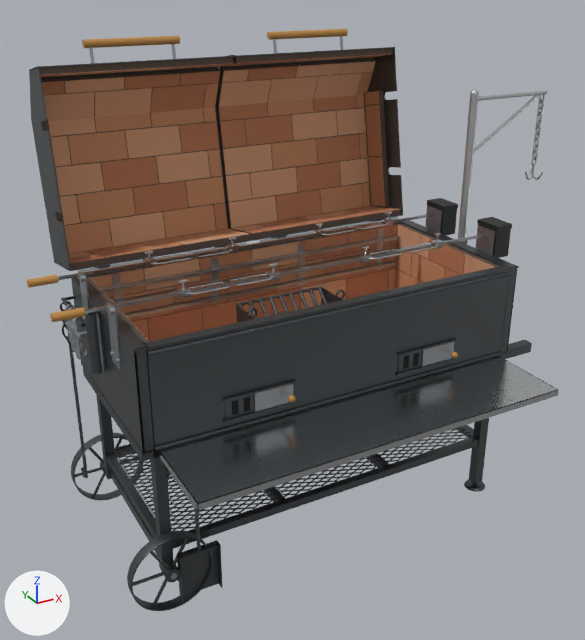
The glTF model docs/paulo-xl-double-rotisserie-raw.glb, before and after one commit.
Camera for both pictures: a camera (50 mm lens) standing at (-1.4, -2.51, 2.06) and looking at (0.01, 0.07, 0.78). Lighting does not change. The marker at lower left points along +X, +Y and +Z. The first picture is the older version. Where no turn or scale is listed for an object, it has been applied to the vertices. Vertices at exactly the same position are counted once.

In view in the first picture: 'Braai box (fully brick-lined):brick1', 'Braai box (fully brick-lined):frame', 'Braai box (fully brick-lined):zinc', 'Cart frame:frame', 'Fold-up stainless table:stainless', 'Oven lid, left half:brick0', 'Oven lid, left half:brick1', 'Oven lid, left half:brick2', 'Oven lid, right half:brick0', 'Oven lid, right half:brick1', 'Oven lid, right half:brick2', 'Oven lid, right half:mortar', 'Rebar poker (moves the firebox):frame' and 27 more.
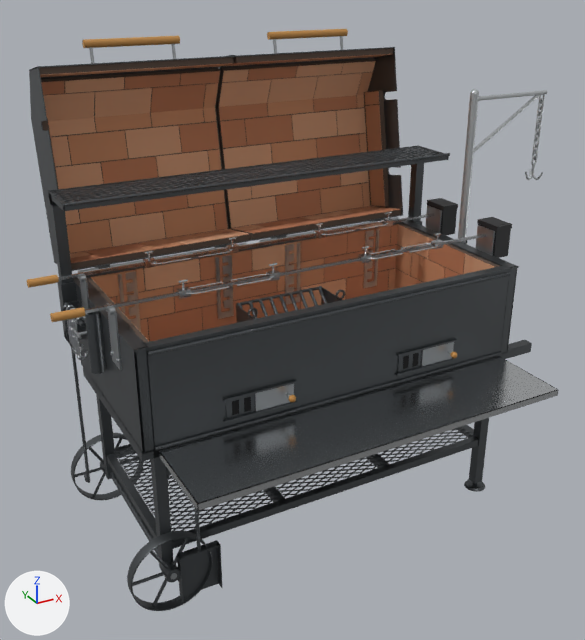
Pixel boxes (x1, y1, x2, y2) of what changed, in the pictures (585 x 640 px):
'Braai box (fully brick-lined):frame', reshaped: before (71, 220, 519, 454); after (58, 220, 519, 454)
'Upper shelf (lifts off):frame', added: after (48, 146, 450, 284)
'Braai box (fully brick-lined):zinc', reshaped: before (74, 228, 399, 339); after (74, 229, 380, 339)
'Rebar poker (moves the firebox):frame', moved: before (60, 301, 88, 478); after (62, 304, 90, 483)
part 1 of me_mesh_2, added: after (58, 281, 82, 340)
part 2 of me_mesh_3, cut back: before (101, 228, 399, 318); after (118, 229, 380, 331)

The edits, one by one:
me_mesh_2 is used by ob_braai_box__fully_brick_lined__frame; location (0.0, 0.0, 0.0).
me_mesh_2 had 9076 vertices, 18012 faces and spanned x -0.81..0.81, y -0.37..0.38, z 0.64..1.01.
me_mesh_2 now has 9092 vertices, 18036 faces and spans x -0.81..0.81, y -0.37..0.38, z 0.64..1.01.
me_mesh_2 part 1: a new loose piece, a box spanning x -0.812..-0.76, y 0.303..0.357, z 0.77..1.0, in mat_frame (dark grey #5f6366).
Other edits to the shape of me_mesh_2 do not show in these pictures.
me_mesh_3 is used by ob_braai_box__fully_brick_lined__zinc; location (0.0, 0.0, 0.0).
me_mesh_3 had 264 vertices, 432 faces and spanned x -0.85..0.85, y -0.33..0.33, z 0.8..0.99.
me_mesh_3 now has 520 vertices, 992 faces and spans x -0.85..0.85, y -0.33..0.33, z 0.73..0.99.
me_mesh_3 part 2: 8 vertices moved within x -0.59..0.59, y 0.32..0.33, z 0.99; 72 vertices removed from x -0.69..0.69, y 0.31..0.33, z 0.8..0.99; 200 vertices added at x -0.59..0.59, y 0.32..0.33, z 0.73..0.99.
Other edits to the shape of me_mesh_3 do not show in these pictures.
Mesh me_mesh_34_1 is new.
It has 5590 vertices, 10884 faces and spans x -0.81..0.81, y 0.14..0.36, z 0.79..1.34.
It uses material mat_frame (dark grey #5f6366).
Object 'Rebar poker (moves the firebox):frame' (ob_rebar_poker__moves_the_firebox__frame) moves from (-0.805, 0.3, 0.93) to (-0.805, 0.265, 0.93).
Object 'Upper shelf (lifts off):frame' (ob_upper_shelf__lifts_off__frame) is new; it shows me_mesh_34_1.
Its location is (0.0, 0.0, 0.0).
